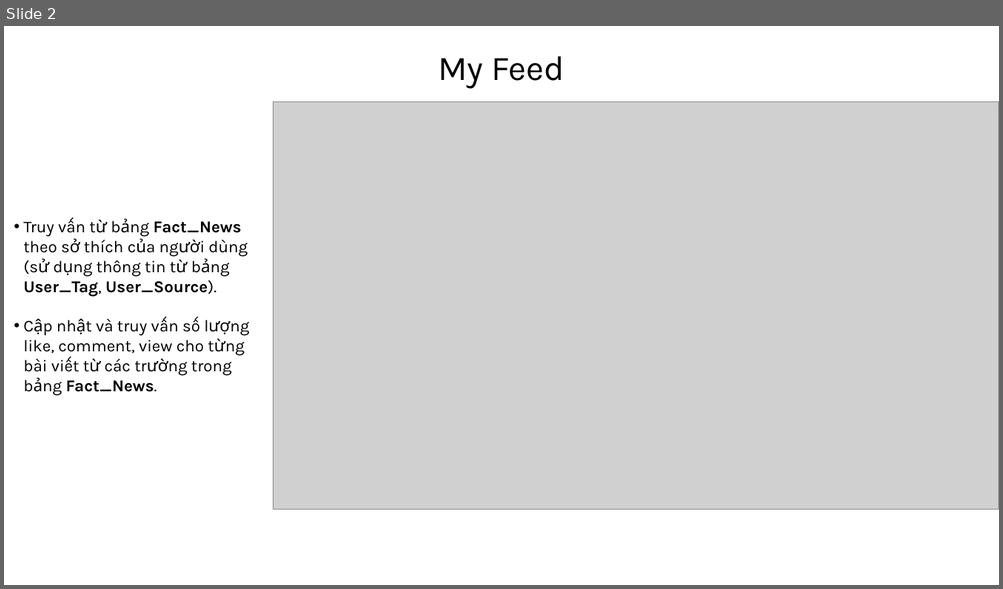
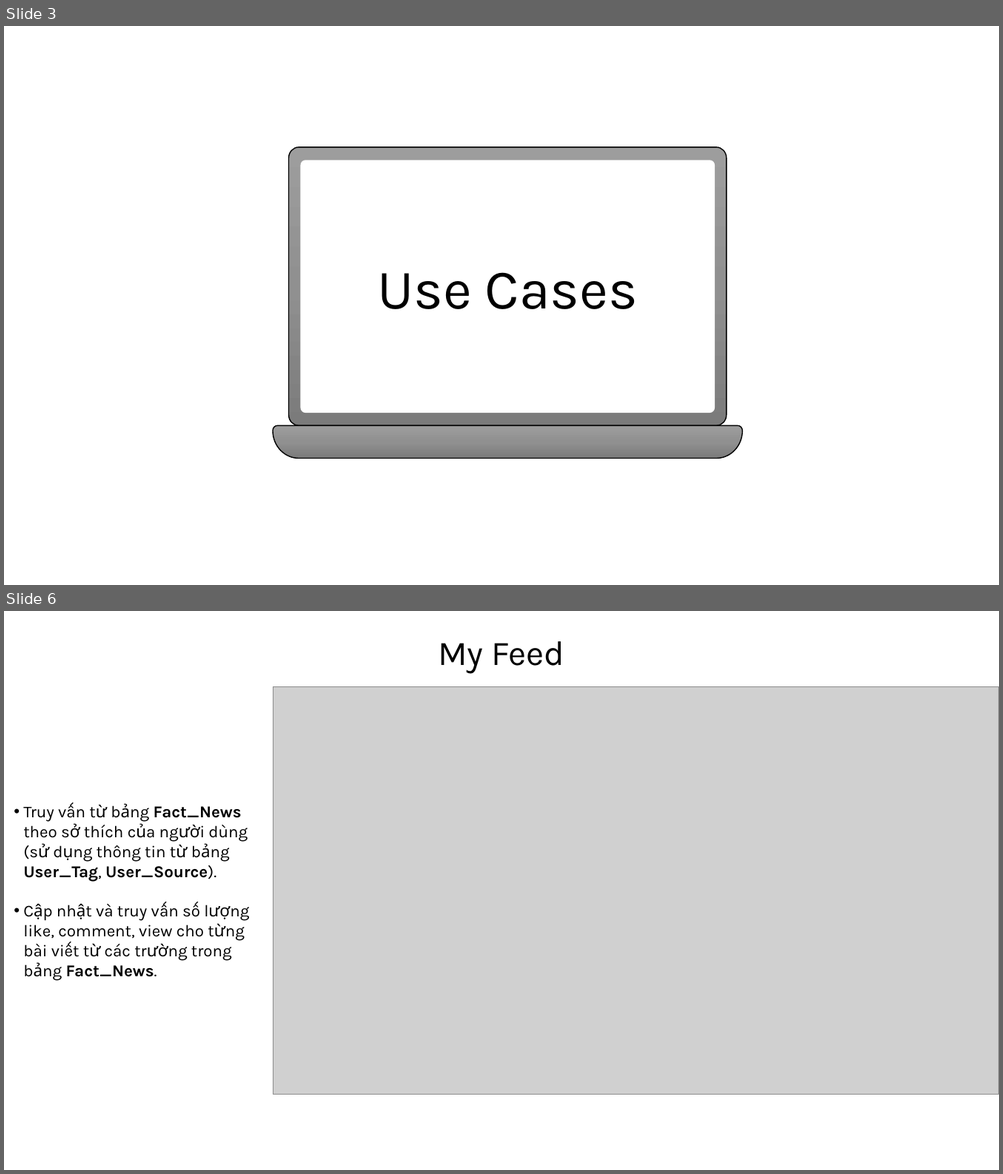
Before and after one commit to Kuunna/Mentorship_Program, a slide deck: Daily_dev Challenge/Daily_dev challenge.pptx. Shown one above the other, each under a label of ours: slide 2 before the commit, slides 3 and 6 after it; the slides between them are not shown. The pictures are 1003x589 and 1003x1174 pixels, drawn with LibreOffice and Linux fonts; fonts in the diff are those of the drawing; grey boxes stand for pictures. Boxes give left, top, right and bottom in pixels: in the first picture for what was removed or moved away, otherwise in the second. Text is boxed around its words. In the diff, an @@ line names an element or a change of style, - is before the commit and + after.

```diff
--- a/Daily_dev Challenge/Daily_dev challenge.pptx
+++ b/Daily_dev Challenge/Daily_dev challenge.pptx
@@ slide 3 added at (4, 26, 999, 585), background #FFFFFF @@
@@ freeform shape added at (289, 147, 727, 426), fill gradient #9D9D9D to #909090 to #7C7C7C, outline #000000 1 pt @@
@@ freeform shape added at (300, 160, 714, 413), fill #FFFFFF @@
@@ text added at (377, 272, 637, 309), 54 pt, text #000000 @@
+Use Cases
@@ freeform shape added at (273, 426, 742, 459), fill gradient #9D9D9D to #909090 to #7C7C7C, outline #000000 1 pt @@
@@ what was slide 2 is now slide 6 @@
```
Also in this commit, not shown: 5 slides changed, 6 other slides added, 1 slide removed, 1 other file.
